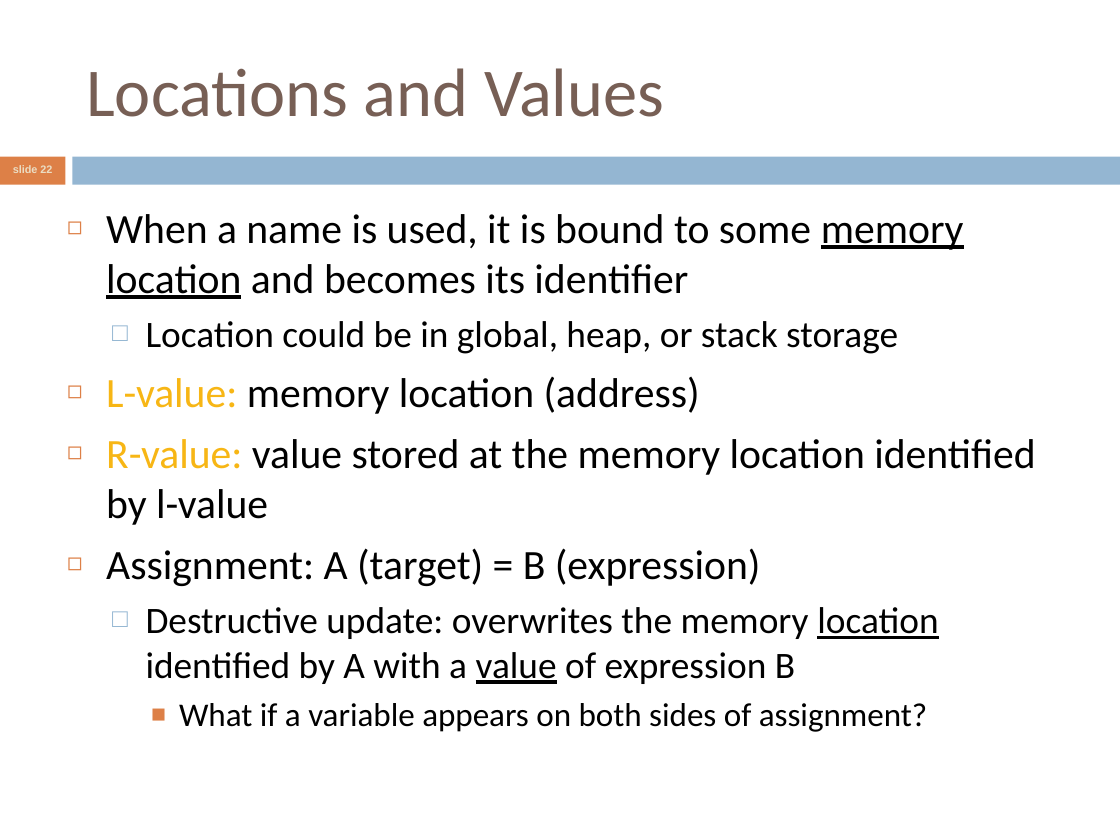
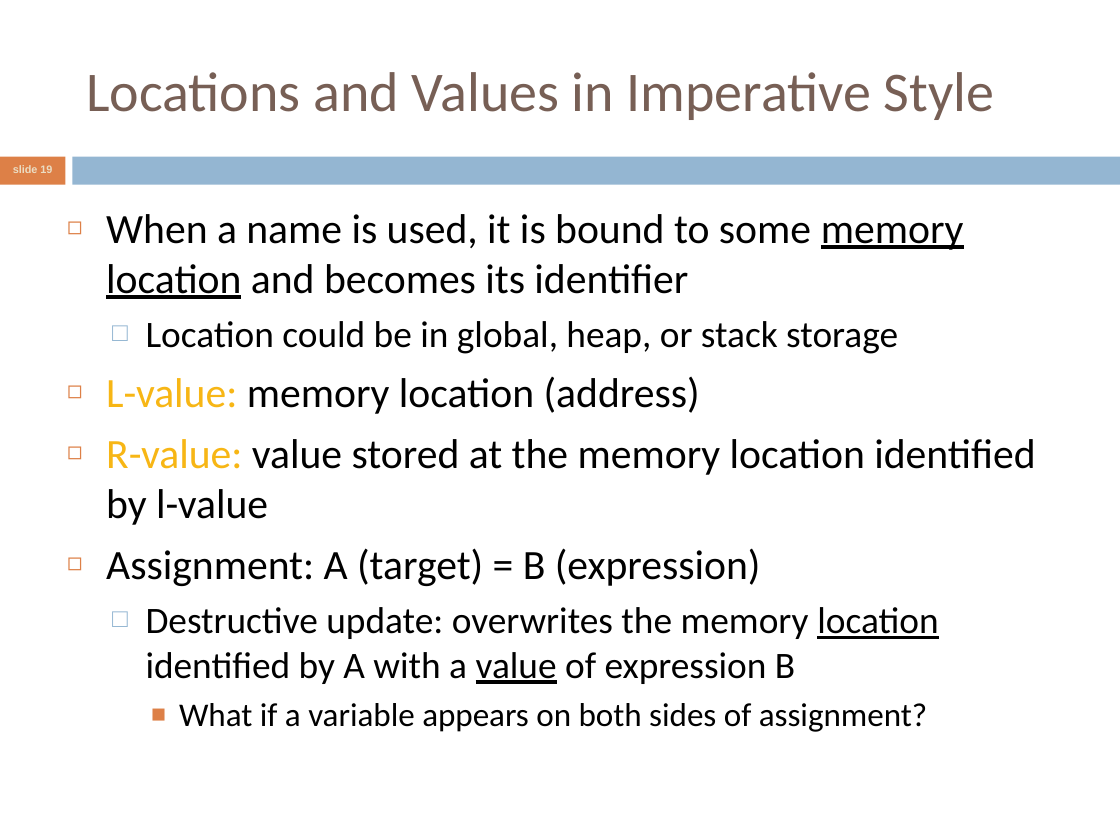
Before and after one commit to crista/EPS-slides, a slide deck: slide 19 of EPS-Imperative.ppt (slide 22 before the commit). Drawn at 1120x840 pixels with LibreOffice and Linux fonts; fonts in the diff are those of the drawing. Boxes give left, top, right and bottom in pixels: in the first picture for what was removed or moved away, otherwise in the second. Text is boxed around its words. In the diff, an @@ line names an element or a change of style, - is before the commit and + after.

```diff
--- a/EPS-Imperative.ppt
+++ b/EPS-Imperative.ppt
@@ title at (86,72,994,120): text changed; size 44 to 36 pt @@
-Locations and Values
+Locations and Values in Imperative Style
@@ page number at (13,165,52,173): text changed @@
-slide 22
+slide 19
```
Also in this commit, not shown: 6 other slides changed, 6 slides added, 7 slides removed, 8 other files.
